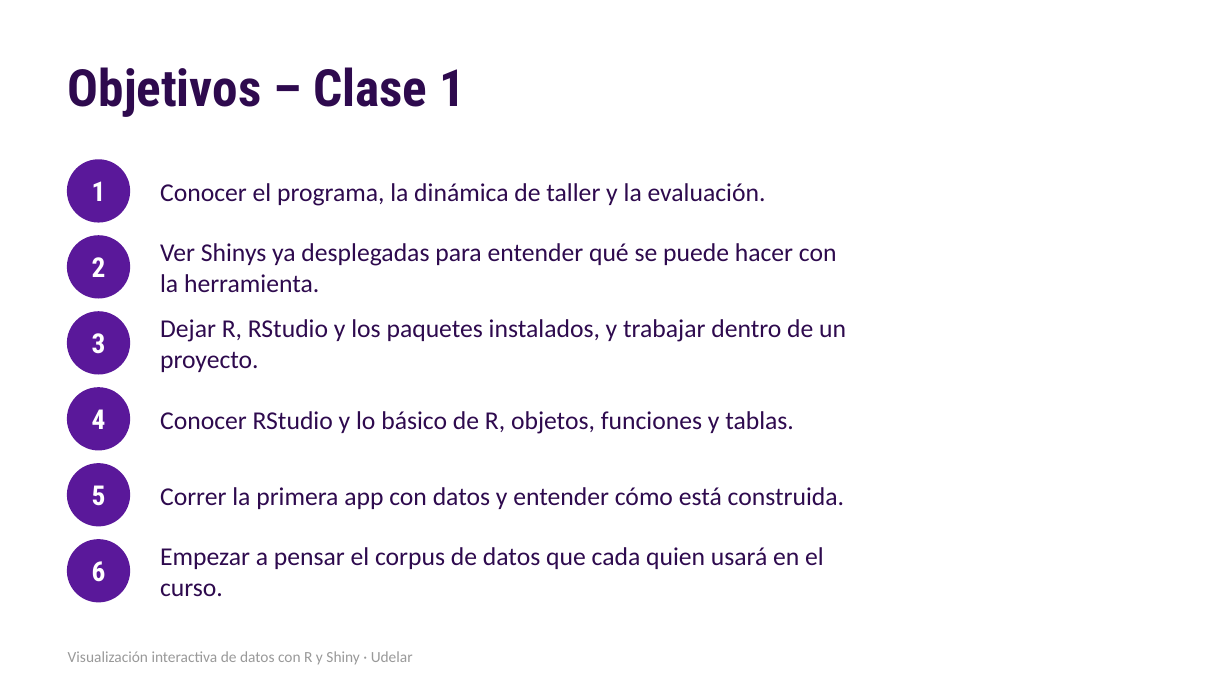
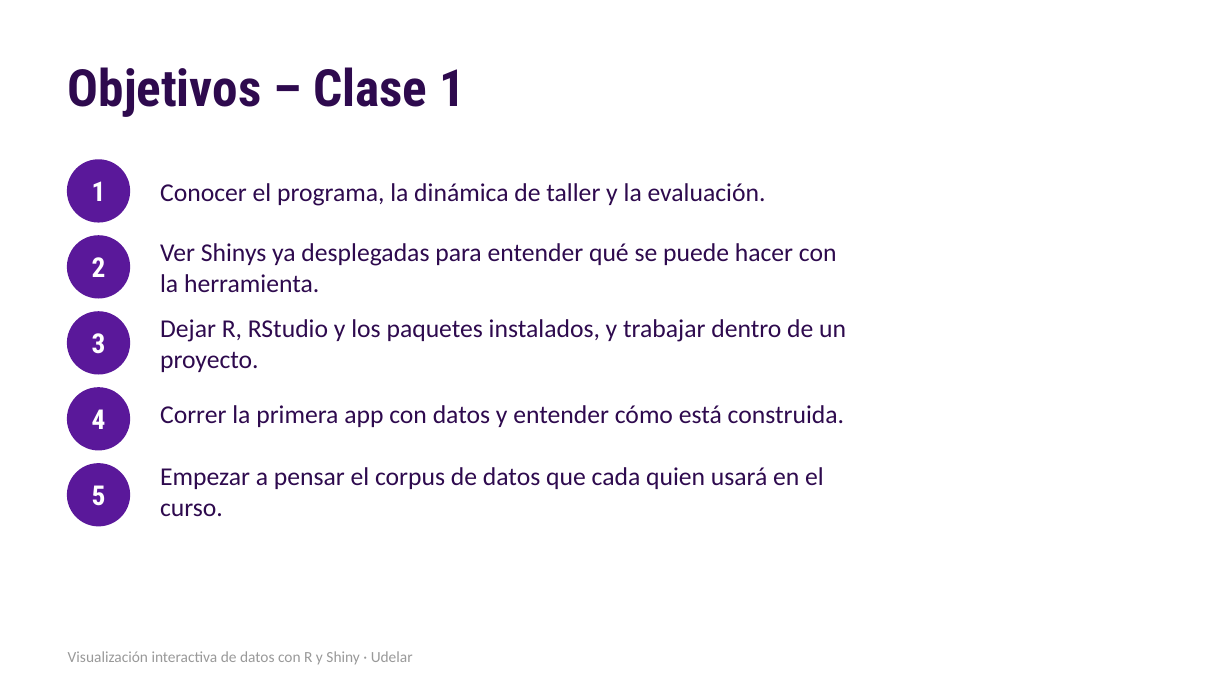
Before and after one commit to nahura99/visualizacion_datos_shiny, a slide deck: slide 2 of clase1/clase1.pptx. Drawn at 1232x693 pixels with LibreOffice and Linux fonts; fonts in the diff are those of the drawing. Boxes give left, top, right and bottom in pixels: in the first picture for what was removed or moved away, otherwise in the second. Text is boxed around its words. In the diff, an @@ line names an element or a change of style, - is before the commit and + after.

```diff
--- a/clase1/clase1.pptx
+++ b/clase1/clase1.pptx
@@ text "Correr la primera app con ...": place and size @@
-text "Correr la primera app con ..." at box(160, 487, 844, 509)
+text "Correr la primera app con ..." at box(160, 405, 844, 427)
@@ text removed at box(160, 411, 794, 434) @@
-Conocer RStudio y lo básico de R, objetos, funciones y tablas.
@@ text "Empezar a pensar el corpus ...": place and size @@
-text "Empezar a pensar el corpus ..." at box(160, 547, 824, 597)
+text "Empezar a pensar el corpus ..." at box(160, 467, 824, 517)
@@ ellipse removed at box(68, 540, 129, 601) @@
@@ text removed at box(92, 561, 106, 582) @@
-6
```
Also in this commit, not shown: 3 other slides changed, 2 slides added, 1 slide removed, 1 other file.
